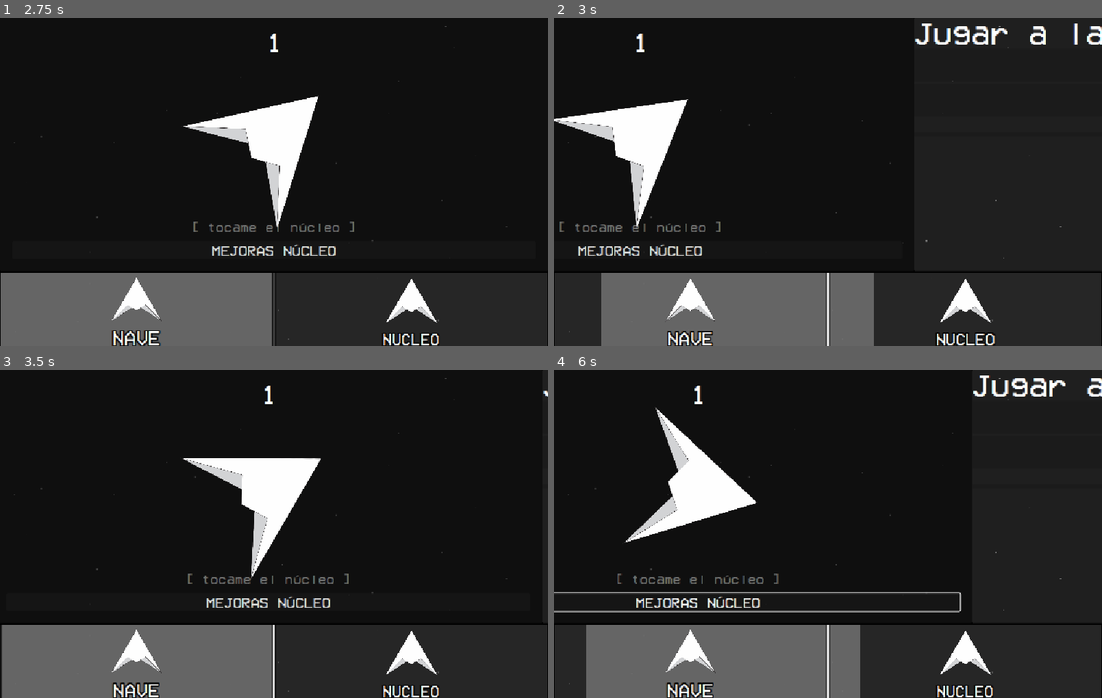
Above: before the commit, frames 1-4 (two rows, left to right).
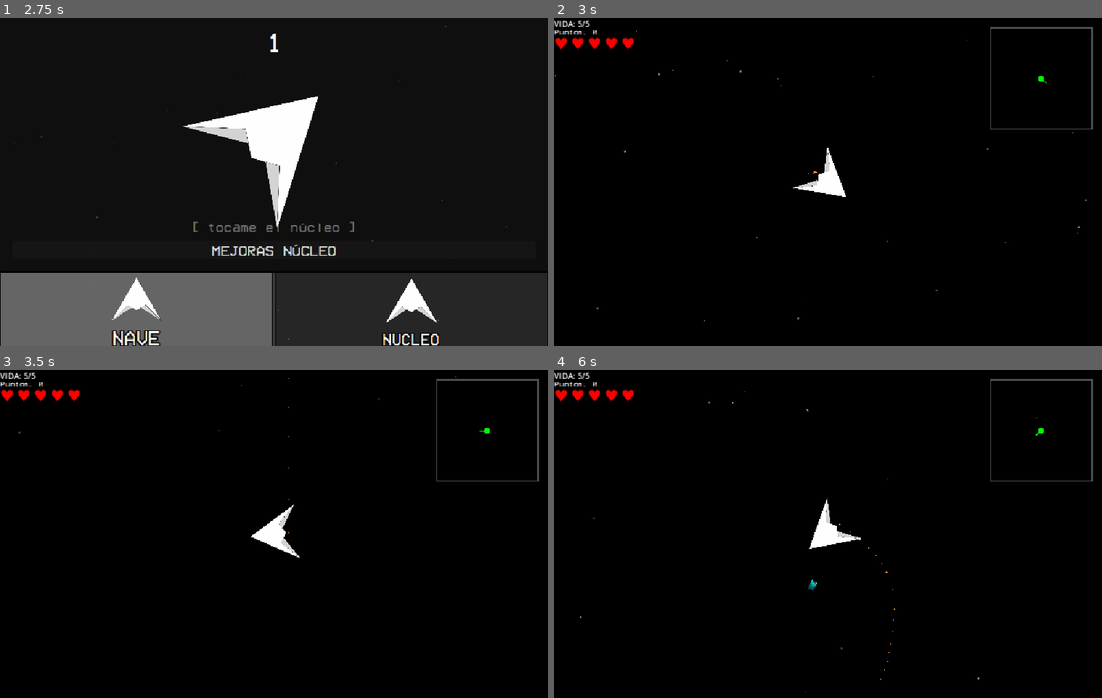
Above: after the commit, the same moments.

Repository: Maretesus666/Apeiron
Game: Godot game, scene res://scenes/Hub.tscn
The game is run twice, just before and just after one commit, with the same random seed, the same clock (stepped at 60 frames per second) and the same inputs. This scene is started directly instead of the project's main scene.
Inputs (mouse positions are in pixels of both pictures, inside the frame that each line leads up to):
- Up to frame 1 (2.75 s): click (137, 309) at 0.52 s; click (274, 136) at 1.25 s; move the mouse to (394, 165) at 2.02 s; press the mouse at (394, 165) at 2.03 s; hold D (move_right) from 2.03 s (still down)
- Up to frame 2 (3 s): move the mouse to (718, 198) at 2.77 s; release D (move_right) at 2.78 s; release the mouse at (718, 198) at 2.78 s; hold S (move_down) from 2.78 s (still down); click (718, 198) at 2.85 s
- Up to frame 3 (3.5 s): keep holding S (move_down)
- Up to frame 4 (6 s): move the mouse to (882, 461) at 3.52 s; release S (move_down) at 3.53 s; press the mouse at (882, 461) at 3.53 s; hold D (move_right) 3.53-4.28 s; move the mouse to (800, 599) at 4.27 s; release the mouse at (800, 599) at 4.28 s; hold W (move_up) 4.28-5.03 s; click (800, 599) at 4.35 s; move the mouse to (992, 583) at 5.02 s; press the mouse at (992, 583) at 5.03 s; hold A (move_left) from 5.03 s (still down); move the mouse to (663, 484) at 5.77 s; release the mouse at (663, 484) at 5.78 s; click (663, 484) at 5.85 s

Frame 1 is identical in both runs. In frame 2, 53% of the frame differs, in the area x 0-100%, y 0-100%; in frame 3, 27%; in frame 4, 46%.
Error before the commit: Invalid access to property or key 'pressed' on a base object of type 'null instance'. (res://scripts/panel_mejoras.gd:15)

Commit message:
Menu de mejoras que se desliza

Diff:
--- a/apeiron-godot/scenes/Hub.tscn
+++ b/apeiron-godot/scenes/Hub.tscn
@@ -7,6 +7,7 @@
 [ext_resource type="Script" uid="uid://mvfa7t62eqnm" path="res://scenes/nucleo.gd" id="4_tm630"]
 [ext_resource type="Texture2D" uid="uid://dsqmf3qkp4ovd" path="res://assets/sprites/nave.png" id="6_tm630"]
 [ext_resource type="Script" uid="uid://di20tn2k2f6ll" path="res://scripts/panel_mejoras.gd" id="7_hnc56"]
+[ext_resource type="Texture2D" uid="uid://dwitc8lgky5im" path="res://assets/sprites/cerrar.png" id="8_6grgh"]
 
 [sub_resource type="ShaderMaterial" id="ShaderMaterial_hnc56"]
 shader = ExtResource("3_tm630")
@@ -413,13 +414,14 @@
 layout_mode = 2
 theme_override_fonts/font = ExtResource("2_7f5op")
 theme_override_font_sizes/font_size = 64
-text = "Play"
+text = "Jugar
+"
 
 [node name="MejorasNaveBtn" type="Button" parent="ContenedorBotones/ScrollContainer/HBoxContainer/Nave/VBoxContainer"]
 layout_mode = 2
 theme_override_fonts/font = ExtResource("2_7f5op")
 theme_override_font_sizes/font_size = 64
-text = "Play"
+text = "Mejoras"
 
 [node name="PointsLabel" type="Label" parent="ContenedorBotones/ScrollContainer/HBoxContainer/Nave/VBoxContainer"]
 layout_mode = 2
@@ -571,49 +573,68 @@
 }
 
 [node name="PanelMejoras" type="Control" parent="."]
-visible = false
 layout_mode = 1
 anchors_preset = 15
 anchor_right = 1.0
 anchor_bottom = 1.0
-grow_horizontal = 2
-grow_vertical = 2
+offset_right = -847.0
+offset_bottom = -524.0
+grow_horizontal = 2
+grow_vertical = 2
+mouse_filter = 2
+mouse_default_cursor_shape = 3
 script = ExtResource("7_hnc56")
 
-[node name="ColorRect" type="ColorRect" parent="PanelMejoras"]
+[node name="Overlay" type="TextureRect" parent="PanelMejoras"]
+texture_filter = 1
+texture_repeat = 1
 layout_mode = 0
-offset_right = 40.0
-offset_bottom = 40.0
+offset_left = 84.0
+offset_top = 138.0
+offset_right = 210.0
+offset_bottom = 277.0
+texture = ExtResource("8_6grgh")
+stretch_mode = 5
 
 [node name="Panel" type="Panel" parent="PanelMejoras"]
-layout_mode = 0
-offset_right = 40.0
-offset_bottom = 40.0
+layout_mode = 1
+anchors_preset = 15
+anchor_right = 1.0
+anchor_bottom = 1.0
+grow_horizontal = 2
+grow_vertical = 2
 
 [node name="MarginContainer" type="MarginContainer" parent="PanelMejoras/Panel"]
-layout_mode = 0
-offset_right = 40.0
-offset_bottom = 40.0
-
-[node name="HBoxContainer" type="HBoxContainer" parent="PanelMejoras/Panel/MarginContainer"]
-layout_mode = 2
-
-[node name="TitleLabel" type="Label" parent="PanelMejoras/Panel/MarginContainer/HBoxContainer"]
-layout_mode = 2
-
-[node name="CloseBtn" type="Button" parent="PanelMejoras/Panel/MarginContainer/HBoxContainer"]
-layout_mode = 2
-
-[node name="PuntosSeparador" type="Label" parent="PanelMejoras/Panel/MarginContainer"]
-layout_mode = 2
-
-[node name="ScrollContainer" type="ScrollContainer" parent="PanelMejoras"]
 layout_mode = 1
-anchors_preset = 9
+anchors_preset = 15
+anchor_right = 1.0
 anchor_bottom = 1.0
-grow_vertical = 2
-
-[node name="UpgradesVBox" type="VBoxContainer" parent="PanelMejoras/ScrollContainer"]
+grow_horizontal = 2
+grow_vertical = 2
+
+[node name="VBoxContainer" type="VBoxContainer" parent="PanelMejoras/Panel/MarginContainer"]
+layout_mode = 2
+
+[node name="HBoxContainer" type="HBoxContainer" parent="PanelMejoras/Panel/MarginContainer/VBoxContainer"]
+layout_mode = 2
+
+[node name="TitleLabel" type="Label" parent="PanelMejoras/Panel/MarginContainer/VBoxContainer/HBoxContainer"]
+layout_mode = 2
+theme_override_fonts/font = ExtResource("2_7f5op")
+text = "Mejoras"
+
+[node name="CloseBtn" type="Button" parent="PanelMejoras/Panel/MarginContainer/VBoxContainer/HBoxContainer"]
+layout_mode = 2
+theme_override_fonts/font = ExtResource("2_7f5op")
+text = "cerrar"
+
+[node name="PuntosSeparador" type="Label" parent="PanelMejoras/Panel/MarginContainer/VBoxContainer"]
+layout_mode = 2
+
+[node name="ScrollContainer" type="ScrollContainer" parent="PanelMejoras/Panel/MarginContainer/VBoxContainer"]
+layout_mode = 2
+
+[node name="UpgradesVBox" type="VBoxContainer" parent="PanelMejoras/Panel/MarginContainer/VBoxContainer/ScrollContainer"]
 layout_mode = 2
 
 [connection signal="scroll_ended" from="ContenedorBotones/ScrollContainer" to="." method="_on_scroll_container_scroll_ended"]
--- a/apeiron-godot/scenes/nucleo.gd
+++ b/apeiron-godot/scenes/nucleo.gd
@@ -1,5 +1,6 @@
 extends PanelContainer
 
+signal mejoras_solicitadas(tipo: String)
 # — Config —
 @export var rotation_speed: float = 0.3
 @export var click_scale_amount: float = 0.88
@@ -83,6 +84,8 @@
 	btn_mejoras.add_theme_font_override("font", load("res://assets/fonts/ultrakill.ttf"))
 	btn_mejoras.add_theme_font_size_override("font_size", 30)
 	vbox.add_child(btn_mejoras)
+	btn_mejoras.pressed.connect(func(): mejoras_solicitadas.emit("nucleo"))
+
 func _process(delta: float) -> void:
 	# Rotación lenta
 	if nucleo_sprite:
--- a/apeiron-godot/scripts/hub.gd
+++ b/apeiron-godot/scripts/hub.gd
@@ -19,7 +19,17 @@
 	var nucleo := $ContenedorBotones/ScrollContainer/HBoxContainer/nucleo
 	if nucleo.has_signal("mejoras_solicitadas"):
 		nucleo.mejoras_solicitadas.connect(panel_mejoras.abrir)
+	_actualizar_stats_nave()
+	UpgradeManager.upgrade_purchased.connect(func(_t,_i): _actualizar_stats_nave())
 
+func _actualizar_stats_nave() -> void:
+	var lbl = $ContenedorBotones/ScrollContainer/HBoxContainer/Nave/VBoxContainer/InfoLabel
+	lbl.text = "NAVE\nVelocidad: %d\nVida: %d\nCadencia: %.2fs\nPuntos: %d" % [
+		int(21000 + UpgradeManager.get_ship_stat("max_speed")),
+		5 + int(UpgradeManager.get_ship_stat("max_health")),
+		maxf(0.05, 0.2 - UpgradeManager.get_ship_stat("fire_rate")),
+		UpgradeManager.clicker_points
+	]
 func _on_play_button_pressed():
 	get_tree().change_scene_to_file("res://scenes/game.tscn")
 
--- a/apeiron-godot/scripts/panel_mejoras.gd
+++ b/apeiron-godot/scripts/panel_mejoras.gd
@@ -4,7 +4,7 @@
 @onready var title_lbl   := $Panel/MarginContainer/VBoxContainer/HBoxContainer/TitleLabel
 @onready var puntos_lbl  := $Panel/MarginContainer/VBoxContainer/PuntosSeparador
 @onready var upgrades_vb := $Panel/MarginContainer/VBoxContainer/ScrollContainer/UpgradesVBox
-@onready var cerrar_btn  := $Panel/MarginContainer/VBoxContainer/HBoxContainer/CerrarBtn
+@onready var cerrar_btn  := $Panel/MarginContainer/VBoxContainer/HBoxContainer/CloseBtn
 
 const PANEL_X_ABIERTO := 660.0
 const PANEL_X_CERRADO := 1080.0
@@ -64,7 +64,7 @@
 		_poblar()
 
 func _crear_boton(id: String, tipo: String) -> Button:
-
+	var upgrades: Dictionary = UpgradeManager.clicker_upgrades if tipo == "clicker" else UpgradeManager.ship_upgrades
 	var cost := UpgradeManager.get_clicker_upgrade_cost(id) if tipo == "clicker" \
 				else UpgradeManager.get_ship_upgrade_cost(id)
 	var pts  := UpgradeManager.game_points if tipo == "clicker" \
@@ -76,11 +76,12 @@
 	btn.add_theme_font_override("font", load("res://assets/fonts/ultrakill.ttf"))
 	btn.add_theme_font_size_override("font_size", 24)
 	btn.disabled = pts < cost
+	btn.text = _texto_boton(id, upgrades[id], cost)  # ← ESTA LÍNEA FALTABA
 
 	btn.pressed.connect(func():
 		var ok := UpgradeManager.buy_clicker_upgrade(id) if tipo == "clicker" \
 				  else UpgradeManager.buy_ship_upgrade(id)
-		if ok: _poblar()   # refresca todo el panel
+		if ok: _poblar()
 	)
 	return btn
 
Binary file added: apeiron-godot/assets/sprites/cerrar.png
Not shown, added: apeiron-godot/assets/sprites/cerrar.png.import
Not shown: 1 places in apeiron-godot/scenes/Hub.tscn that only renumber resources
